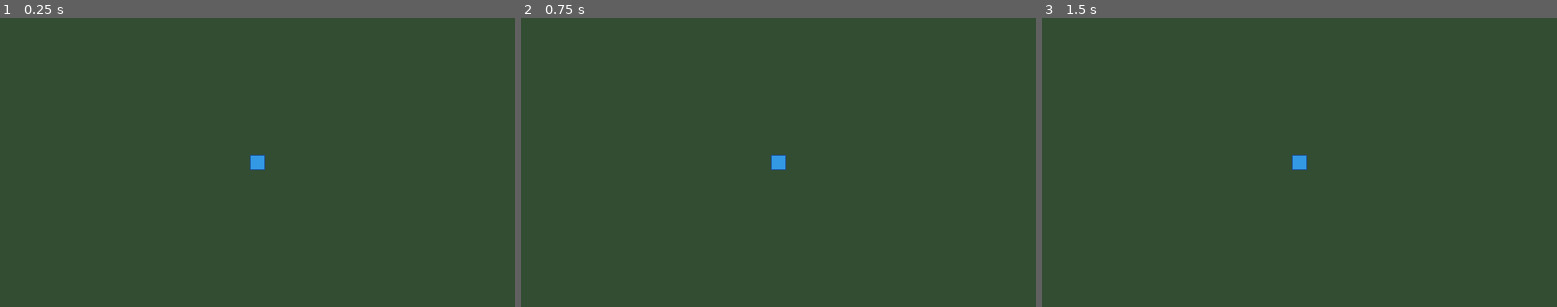
Above: before the commit, frames 1-3 (left to right).
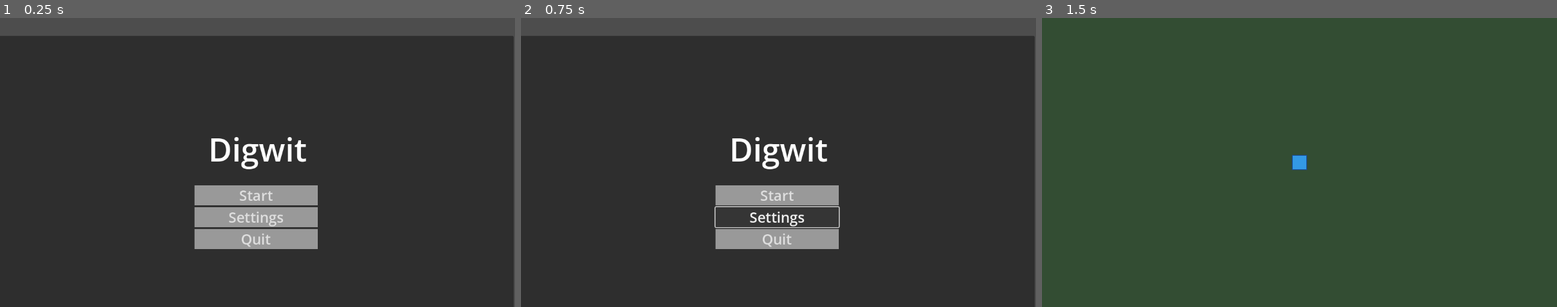
Above: after the commit, the same moments.

Repository: d-v-b/ld58
Game: Godot game, scene res://scenes/main_menu.tscn
Same seed, same stepped clock (60 frames per second), same inputs: the game is played once before the commit and once after it. Before the commit the project starts from res://scenes/main.tscn.
Inputs (mouse positions are in pixels of both pictures, inside the frame that each line leads up to):
- Up to frame 1 (0.25 s): no input
- Up to frame 2 (0.75 s): click (778, 217) at 0.5 s, where only the run after the commit has a clickable "Settings"
- Up to frame 3 (1.5 s): click (1299, 194) at 1.25 s, where only the run after the commit has a clickable "Start"

The runs differ from the first frame. In frame 1, 100% of the frame differs, in the area x 0-100%, y 0-100%; in frame 2, 98%; in frame 3, nothing differs.

Commit message:
add main menu logic

Diff:
--- a/Collector/project.godot
+++ b/Collector/project.godot
@@ -11,7 +11,7 @@
 [application]
 
 config/name="Collector"
-run/main_scene="res://scenes/main.tscn"
+run/main_scene="uid://ku7ncpvrogms"
 config/features=PackedStringArray("4.5", "Forward Plus")
 config/icon="res://assets/icon.svg"
 
@@ -41,3 +41,8 @@
 , Object(InputEventKey,"resource_local_to_scene":false,"resource_name":"","device":-1,"window_id":0,"alt_pressed":false …(183 unchanged characters)…
 ]
 }
+
+[rendering]
+
+textures/canvas_textures/default_texture_filter=0
+2d/snap/snap_2d_transforms_to_pixel=true
--- a/Collector/scenes/main.tscn
+++ /dev/null
@@ -1,27 +0,0 @@
-[gd_scene load_steps=3 format=3 uid="uid://tsmtvocl2gs3"]
-
-[ext_resource type="Script" uid="uid://b7k8d2qq5wept" path="res://scripts/game.gd" id="1_0h3xr"]
-[ext_resource type="PackedScene" uid="uid://bjlhj3x4t8g4p" path="res://scenes/player.tscn" id="2_m8k7n"]
-
-[node name="Main" type="Node2D"]
-script = ExtResource("1_0h3xr")
-
-[node name="Camera2D" type="Camera2D" parent="."]
-zoom = Vector2(0.8, 0.8)
-
-[node name="Arena" type="Node2D" parent="."]
-
-[node name="ArenaBackground" type="ColorRect" parent="Arena"]
-offset_left = -800.0
-offset_top = -600.0
-offset_right = 800.0
-offset_bottom = 600.0
-color = Color(0.2, 0.3, 0.2, 1)
-
-[node name="ArenaBorder" type="Line2D" parent="Arena"]
-points = PackedVector2Array(-800, -600, 800, -600, 800, 600, -800, 600, -800, -600)
-width = 10.0
-default_color = Color(0.8, 0.8, 0.8, 1)
-
-[node name="Player" parent="." instance=ExtResource("2_m8k7n")]
-position = Vector2(0, 0)
--- /dev/null
+++ b/Collector/scenes/main_menu.tscn
@@ -0,0 +1,86 @@
+[gd_scene load_steps=5 format=3 uid="uid://ku7ncpvrogms"]
+
+[ext_resource type="Script" uid="uid://liwaiv02rbt" path="res://scripts/main_menu.gd" id="1_l6cm7"]
+
+[sub_resource type="StyleBoxFlat" id="StyleBoxFlat_l6cm7"]
+
+[sub_resource type="StyleBoxFlat" id="StyleBoxFlat_ekxnf"]
+
+[sub_resource type="StyleBoxFlat" id="StyleBoxFlat_bqqt6"]
+
+[node name="MainMenu" type="Control"]
+layout_mode = 3
+anchors_preset = 15
+anchor_right = 1.0
+anchor_bottom = 1.0
+grow_horizontal = 2
+grow_vertical = 2
+script = ExtResource("1_l6cm7")
+
+[node name="game_label" type="Label" parent="."]
+z_index = 1
+layout_mode = 1
+anchors_preset = 8
+anchor_left = 0.5
+anchor_top = 0.5
+anchor_right = 0.5
+anchor_bottom = 0.5
+offset_left = -141.5
+offset_top = -79.5
+offset_right = 141.5
+offset_bottom = 19.5
+grow_horizontal = 2
+grow_vertical = 2
+theme_override_font_sizes/font_size = 72
+text = "Digwit"
+horizontal_alignment = 1
+
+[node name="menu_background" type="Panel" parent="."]
+layout_mode = 1
+anchors_preset = 15
+anchor_right = 1.0
+anchor_bottom = 1.0
+offset_left = -3.0
+offset_top = 40.0
+offset_right = -3.0
+offset_bottom = 40.0
+grow_horizontal = 2
+grow_vertical = 2
+
+[node name="vbox_container" type="VBoxContainer" parent="."]
+z_index = 1
+layout_mode = 1
+anchors_preset = 8
+anchor_left = 0.5
+anchor_top = 0.5
+anchor_right = 0.5
+anchor_bottom = 0.5
+offset_left = -141.0
+offset_top = 38.5
+offset_right = 135.0
+offset_bottom = 205.5
+grow_horizontal = 2
+grow_vertical = 2
+alignment = 1
+
+[node name="start_button" type="Button" parent="vbox_container"]
+layout_mode = 2
+theme_override_font_sizes/font_size = 32
+theme_override_styles/normal = SubResource("StyleBoxFlat_l6cm7")
+text = "Start"
+
+[node name="options_button" type="Button" parent="vbox_container"]
+layout_mode = 2
+theme_override_font_sizes/font_size = 32
+theme_override_styles/normal = SubResource("StyleBoxFlat_ekxnf")
+text = "Settings"
+
+[node name="quit_button" type="Button" parent="vbox_container"]
+layout_mode = 2
+theme_override_font_sizes/font_size = 32
+theme_override_styles/normal = SubResource("StyleBoxFlat_bqqt6")
+text = "Quit"
+
+[connection signal="pressed" from="vbox_container/start_button" to="." method="_on_start_button_pressed"]
+[connection signal="pressed" from="vbox_container/options_button" to="." method="_on_options_button_pressed"]
+[connection signal="pressed" from="vbox_container/quit_button" to="." method="_on_quit_button_pressed"]
--- /dev/null
+++ b/Collector/scripts/main_menu.gd
@@ -0,0 +1,24 @@
+extends Node
+
+
+# Called when the node enters the scene tree for the first time.
+func _ready() -> void:
+	pass # Replace with function body.
+
+
+# Called every frame. 'delta' is the elapsed time since the previous frame.
+func _process(delta: float) -> void:
+	pass
+
+
+func _on_start_button_pressed() -> void:
+	print('pressed start')
+	get_tree().change_scene_to_file("res://scenes/game.tscn")
+
+
+func _on_quit_button_pressed() -> void:
+	get_tree().quit()
+
+
+func _on_options_button_pressed() -> void:
+	pass # Replace with function body.
Not shown: 1 places in Collector/scenes/game.tscn that only renumber resources
Not shown, added: Collector/scripts/main_menu.gd.uid
